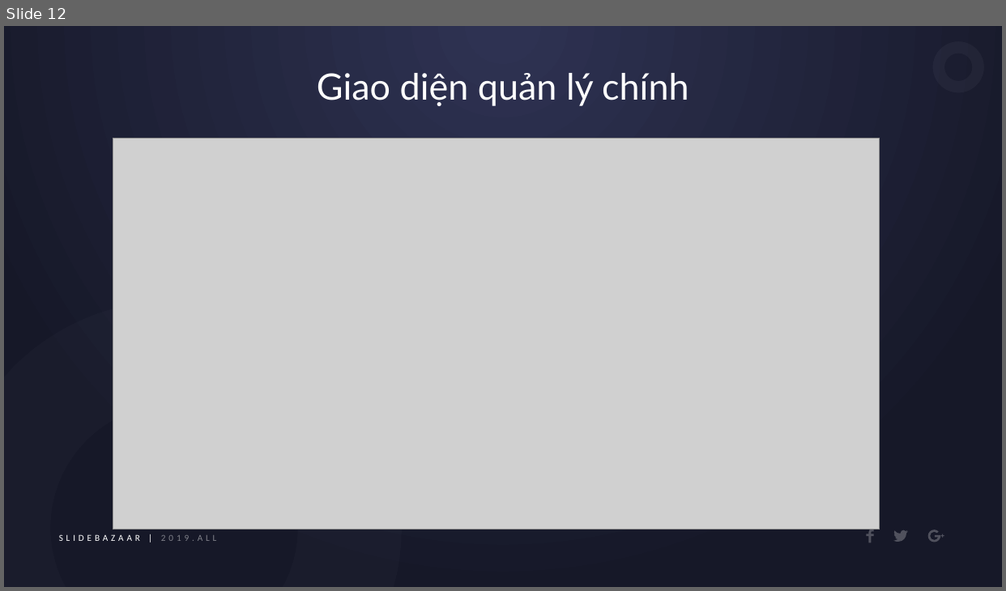
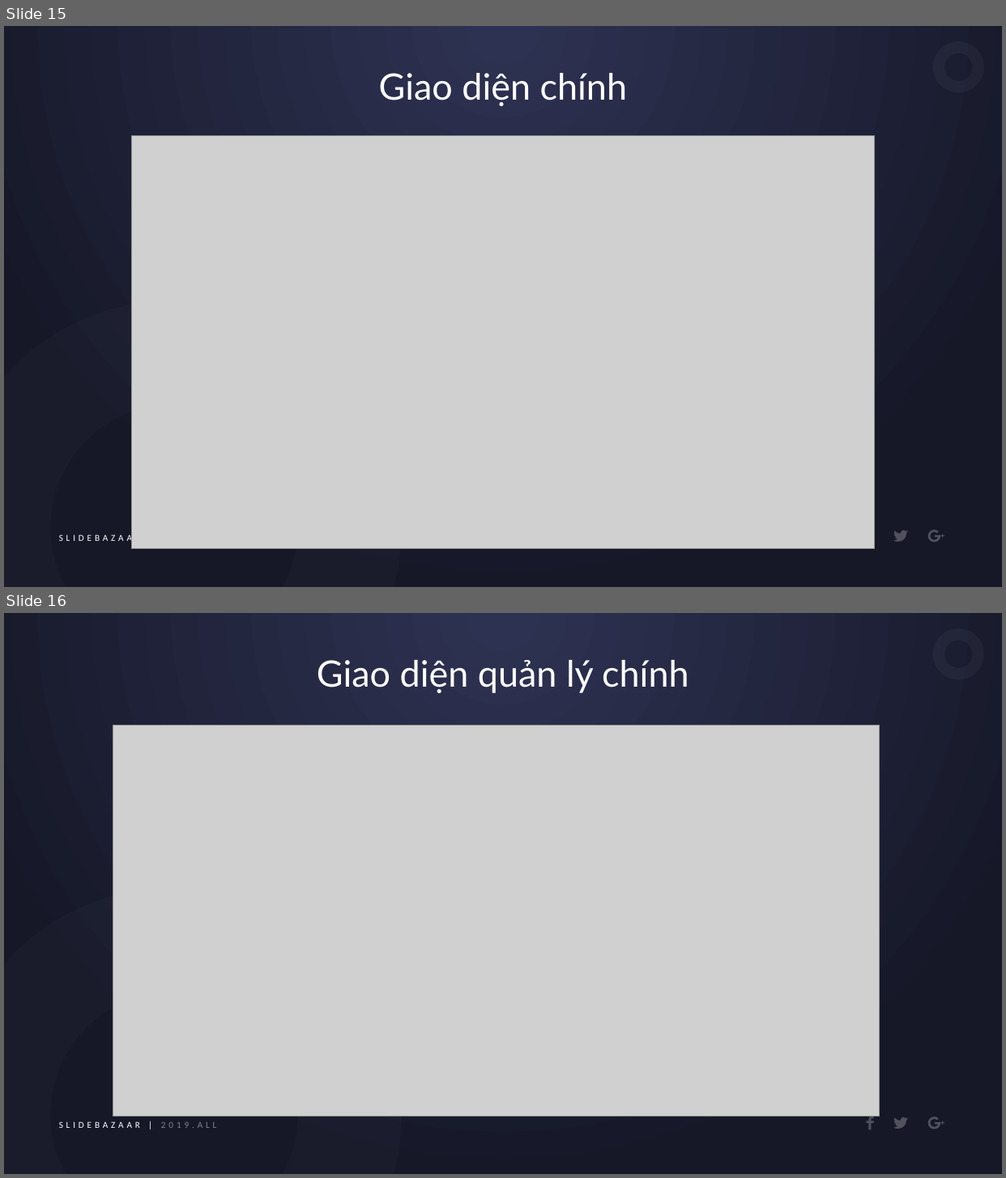
Before and after one commit to H2Q318/HQN-Team, a slide deck: Documents/BaoCao/SlidePBL3.pptx. Shown one above the other, each under a label of ours: slide 12 before the commit, slides 15 and 16 after it. The pictures are 1006x591 and 1006x1178 pixels, drawn with LibreOffice and Linux fonts; fonts in the diff are those of the drawing; grey boxes stand for pictures. Boxes give left, top, right and bottom in pixels: in the first picture for what was removed or moved away, otherwise in the second. Text is boxed around its words. In the diff, an @@ line names an element or a change of style, - is before the commit and + after.

```diff
--- a/Documents/BaoCao/SlidePBL3.pptx
+++ b/Documents/BaoCao/SlidePBL3.pptx
@@ slide 15 added at [4, 26, 1002, 587], background gradient #2E3252 to #161828; not listed: 7 template elements that a slide beside it also shows @@
@@ text added at [379, 73, 627, 106], 35 pt, text #FFFFFF @@
+Giao diện chính
@@ picture added at [132, 135, 875, 548] @@
@@ what was slide 12 is now slide 16 @@
```
Also in this commit, not shown: 9 other slides added, 13 other files.
